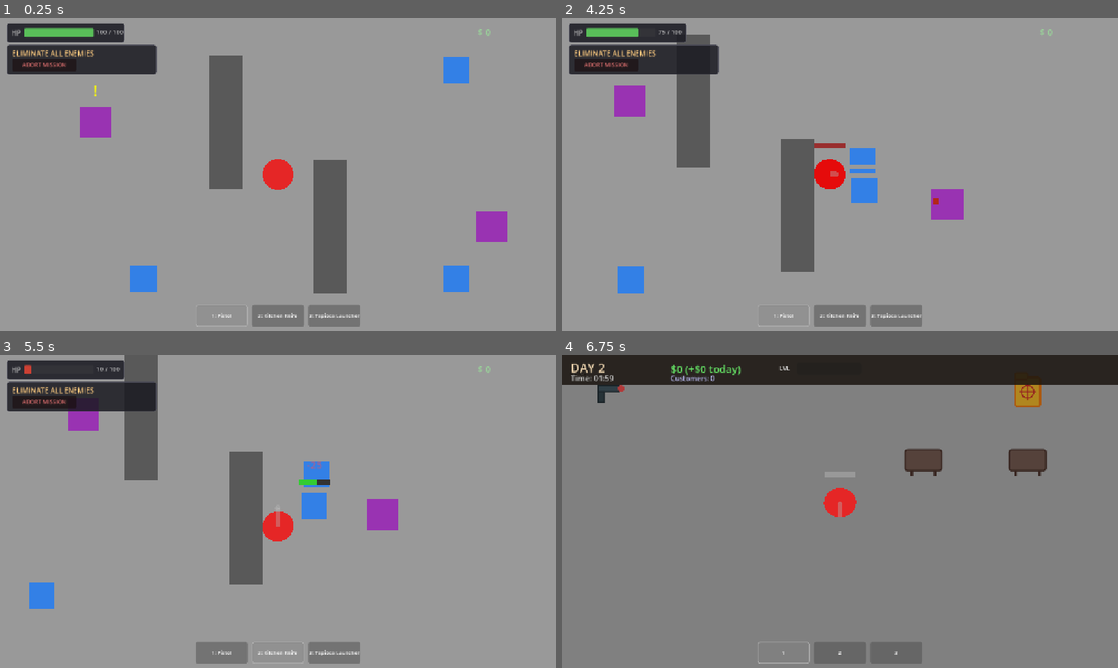
Above: before the commit, frames 1-4 (two rows, left to right).
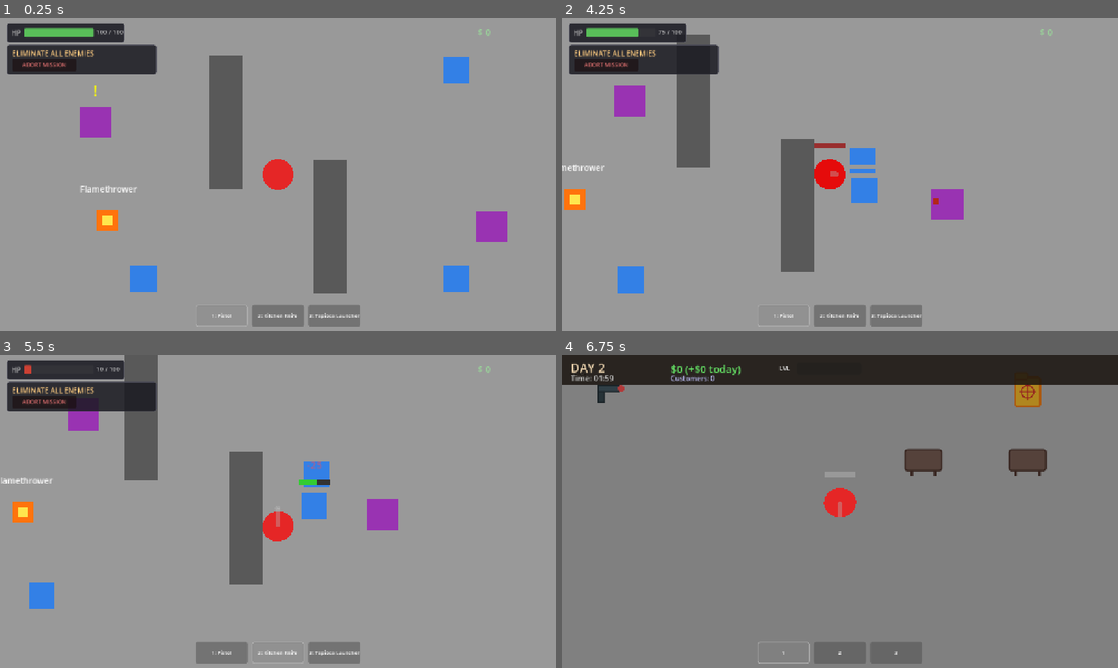
Above: after the commit, the same moments.

Repository: coyote321/BobaGame
Game: Godot game, scene res://Scenes/MissionScene.tscn
Two runs of this game, one before a commit and one after it. Both use one fixed random seed, a clock stepped at 60 frames per second and the inputs below. This scene is started directly instead of the project's main scene.
Inputs (mouse positions are in pixels of both pictures, inside the frame that each line leads up to):
- Up to frame 1 (0.25 s): no input
- Up to frame 2 (4.25 s): tap Enter at 0.5 s; move the mouse to (962, 158) at 0.52 s; hold D (move_right) 0.53-1.28 s; tap G (ability) at 0.6 s; click (962, 158) at 0.67 s; move the mouse to (728, 190) at 1.27 s; hold S (move_down) 1.28-2.03 s; right-click (728, 190) at 1.35 s; move the mouse to (895, 105) at 2.02 s; hold D (move_right) 2.03-2.78 s; hold Ctrl (crouch) 2.03-2.78 s; move the mouse to (812, 237) at 2.77 s; hold W (move_up) 2.78-3.53 s; tap E (interact) at 2.85 s; click (812, 237) at 2.92 s; move the mouse to (1006, 221) at 3.52 s; hold A (move_left) from 3.53 s (still down); hold Shift (sprint) from 3.53 s (still down)
- Up to frame 3 (5.5 s): move the mouse to (111, 464) at 4.27 s; release Shift (sprint) at 4.28 s; tap 1 (weapon_1) at 4.35 s; move the mouse to (305, 511) at 5.02 s; release A (move_left) at 5.03 s; hold S (move_down) from 5.03 s (still down); tap 2 (weapon_2) at 5.1 s; click (305, 511) at 5.17 s
- Up to frame 4 (6.75 s): move the mouse to (756, 433) at 5.77 s; release S (move_down) at 5.78 s; hold D (move_right) 5.78-6.53 s; tap 3 (weapon_3) at 5.85 s; move the mouse to (962, 495) at 6.52 s; hold W (move_up) from 6.53 s (still down); tap B at 6.6 s

The runs differ from the first frame. In frame 1, 0.4% of the frame differs, in the area x 14-25%, y 53-68%; in frame 2, 0.3%; in frame 3, 0.4%; in frame 4, nothing differs.

Commit message:
Update MissionScene.tscn

Diff:
--- a/Scenes/MissionScene.tscn
+++ b/Scenes/MissionScene.tscn
@@ -1,11 +1,12 @@
-[gd_scene load_steps=6 format=3 uid="uid://mission123"]
+[gd_scene load_steps=8 format=3 uid="uid://mission123"]
 
-[ext_resource type="Script" path="res://Scripts/MissionManager.gd" id="1_manager"]
+[ext_resource type="Script" uid="uid://bx34agcu58124" path="res://Scripts/MissionManager.gd" id="1_manager"]
 [ext_resource type="PackedScene" uid="uid://player123" path="res://Scenes/Player.tscn" id="2_player"]
 [ext_resource type="PackedScene" uid="uid://enemy123" path="res://Scenes/Enemy.tscn" id="3_enemy"]
 [ext_resource type="PackedScene" uid="uid://wall123" path="res://Scenes/Wall.tscn" id="4_wall"]
+[ext_resource type="PackedScene" path="res://Scenes/FlamethrowerPickup.tscn" id="7_31li1"]
 [ext_resource type="PackedScene" uid="uid://by8ejuwjj3axa" path="res://Scenes/Enemy2.tscn" id="7_enemy2"]
-[ext_resource type="PackedScene" path="res://Scenes/HUD.tscn" id="8_hud"]
+[ext_resource type="PackedScene" uid="uid://c8ungd4jd7yww" path="res://Scenes/HUD.tscn" id="8_hud"]
 
 [node name="MissionScene" type="Node2D"]
 script = ExtResource("1_manager")
@@ -50,3 +51,6 @@
 scale = Vector2(1, 4)
 
 [node name="HUD" parent="." instance=ExtResource("8_hud")]
+
+[node name="FlamethrowerPickup" parent="." instance=ExtResource("7_31li1")]
+position = Vector2(173, 388)
